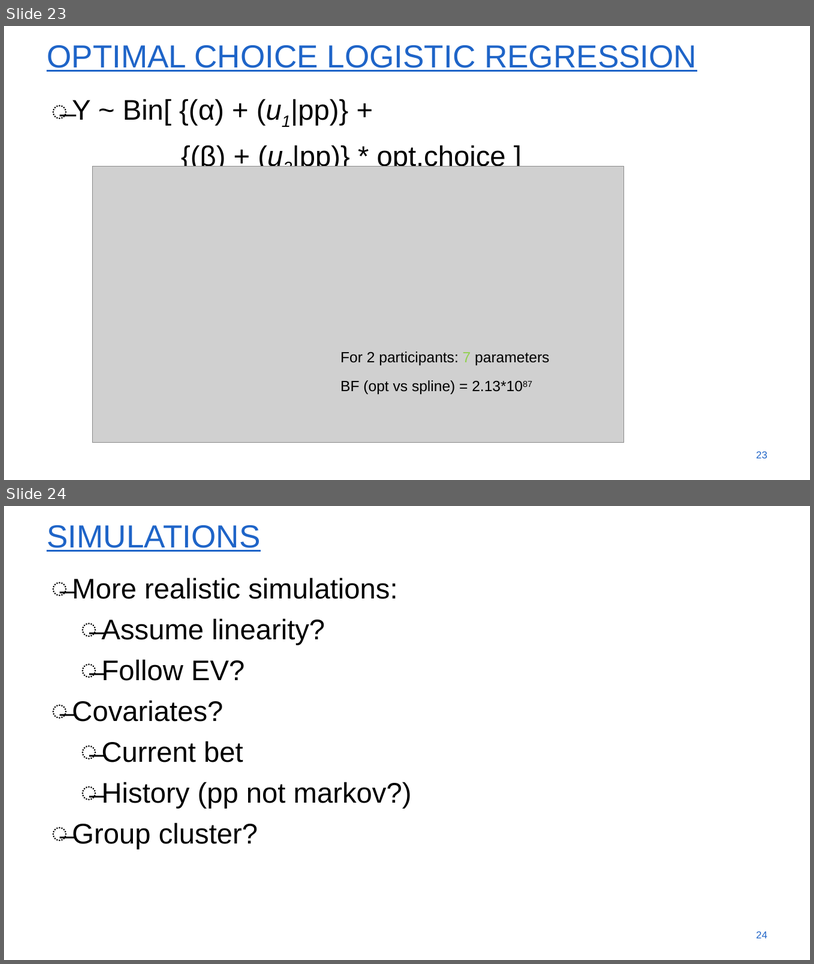
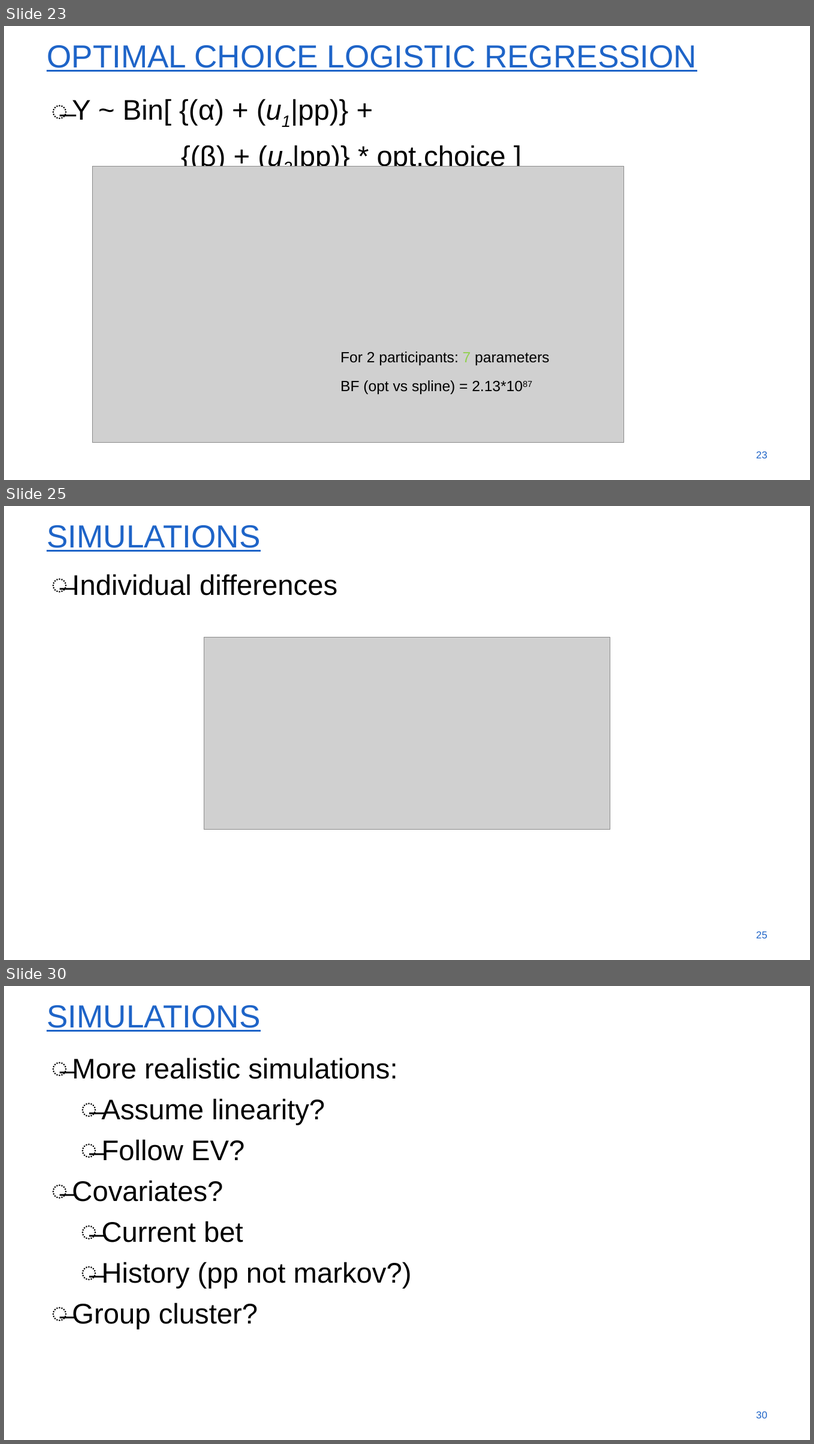
Before and after one commit to SvenWientjes/ModularGraphs-RL, a slide deck: Docs/Hierarchical reward task.pptx. Shown one above the other, each under a label of ours: slides 23 and 24 before the commit, slides 23, 25 and 30 after it; the slides between them are not shown. The pictures are 814x964 and 814x1444 pixels, drawn with LibreOffice and Linux fonts; fonts in the diff are those of the drawing; grey boxes stand for pictures; background and template pictures are left out. Boxes give left, top, right and bottom in pixels: in the first picture for what was removed or moved away, otherwise in the second. Text is boxed around its words. In the diff, an @@ line names an element or a change of style, - is before the commit and + after.

```diff
--- a/Docs/Hierarchical reward task.pptx
+++ b/Docs/Hierarchical reward task.pptx
@@ slide 25 added at (x1=4, y1=506, x2=810, y2=960), background #FFFFFF @@
@@ title added at (x1=47, y1=525, x2=260, y2=552), 54 pt, text #1E64C8, underline @@
+SIMULATIONS
@@ text added at (x1=72, y1=574, x2=338, y2=595), 48 pt, text #000000 @@
+̶ Individual differences
@@ picture added at (x1=204, y1=637, x2=610, y2=829) @@
@@ page number added at (x1=756, y1=931, x2=768, y2=938), 17.1 pt, text #1E64C8 @@
+25
@@ what was slide 24 is now slide 30 @@
@@ page number at (x1=756, y1=1411, x2=768, y2=1418): text changed @@
-24
+30
```
Also in this commit, not shown: 5 other slides added.
